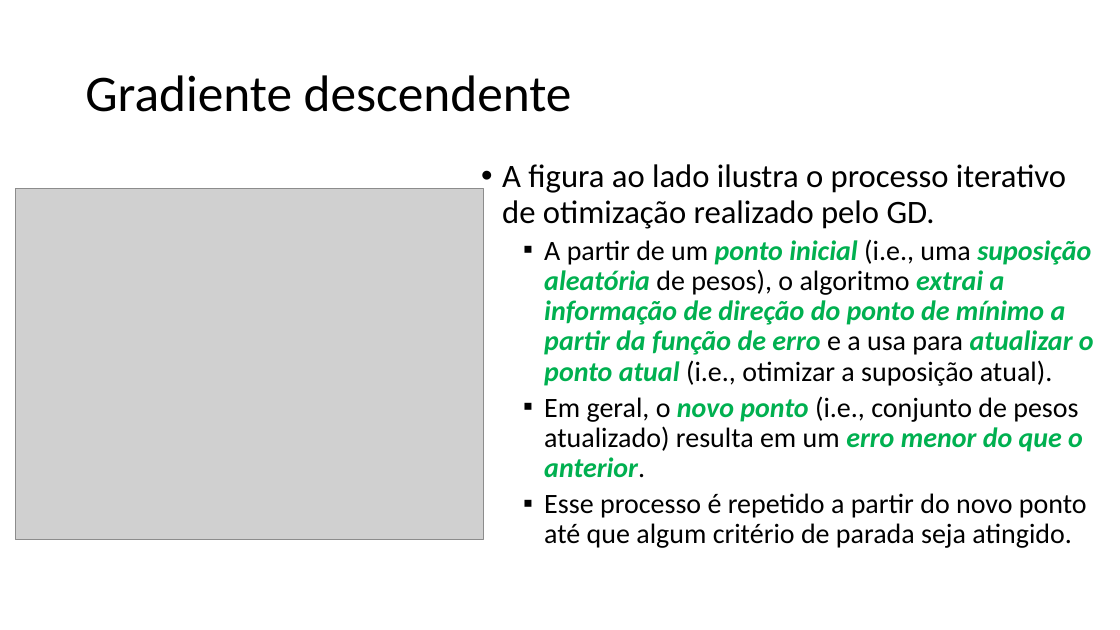
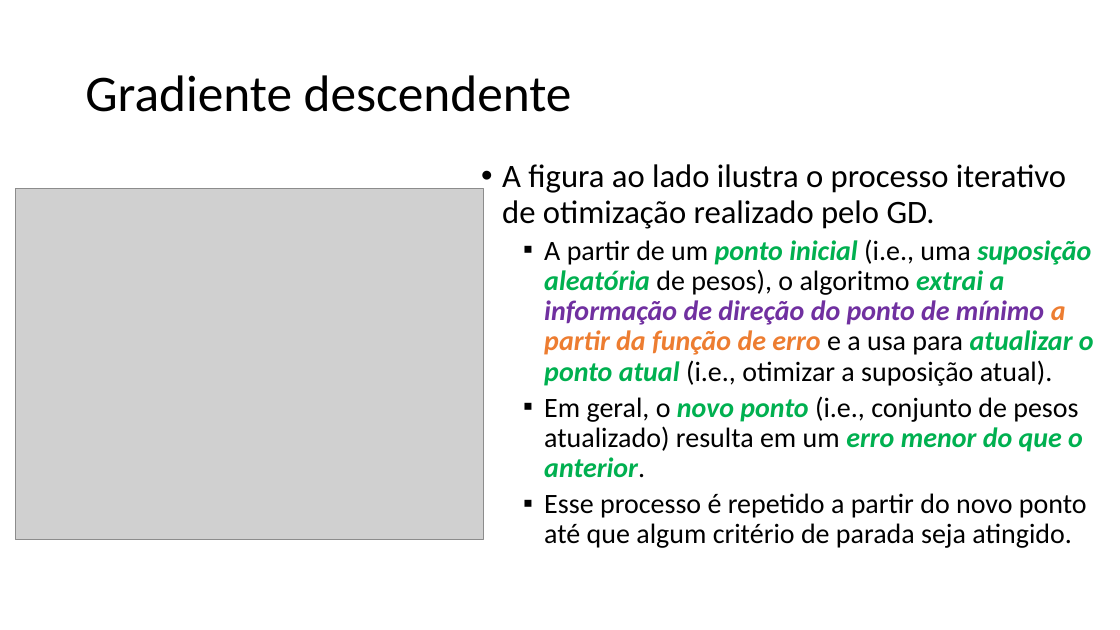
Before and after one commit to zz4fap/tp557-iot-ml, a slide deck: slide 33 of slides/TP557_5_Medindo_a_precisão_de_um_modelo_de_ML.pptx (slide 32 before the commit). Drawn at 1120x630 pixels with LibreOffice and Linux fonts; fonts in the diff are those of the drawing; grey boxes stand for pictures. Boxes give left, top, right and bottom in pixels: in the first picture for what was removed or moved away, otherwise in the second. Text is boxed around its words. In the diff, an @@ line names an element or a change of style, - is before the commit and + after.

```diff
--- a/slides/TP557_5_Medindo_a_precisão_de_um_modelo_de_ML.pptx
+++ b/slides/TP557_5_Medindo_a_precisão_de_um_modelo_de_ML.pptx
@@ text at [544, 239, 1094, 386]: text colour #00B050 to #7030A0 in "informação de direção do ponto de mínimo"; text colour #00B050 to #ED7D31 in "a partir da função de erro" @@
```
Also in this commit, not shown: 7 other slides changed, 1 slide added, 1 other file.
